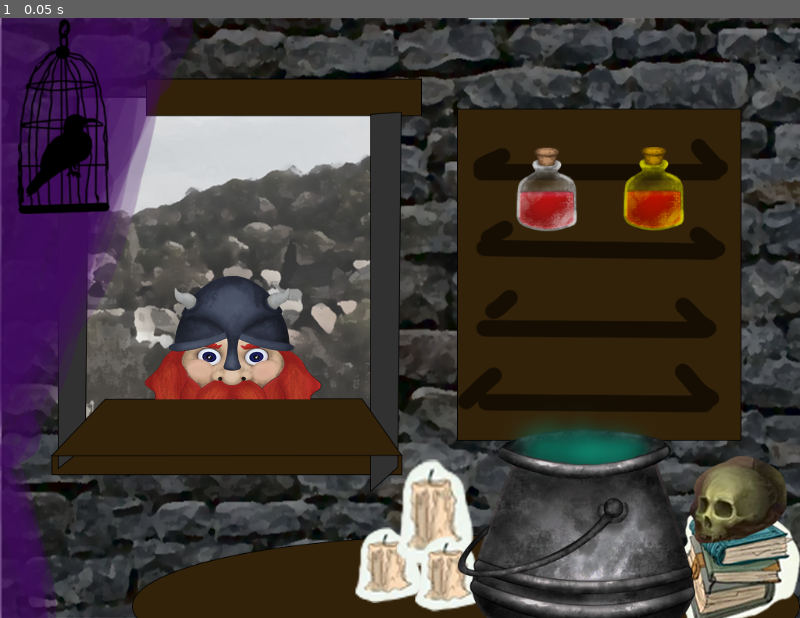
Above: before the commit, frame 1.
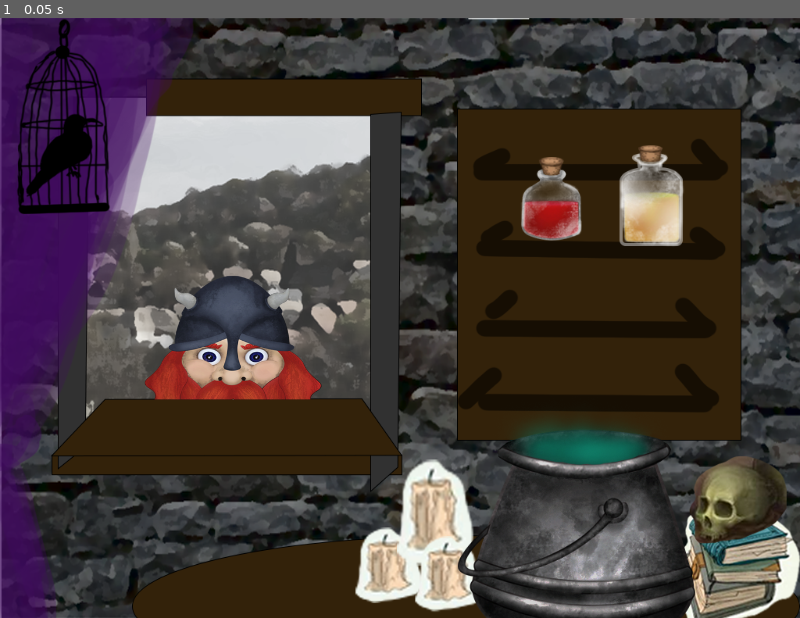
Above: after the commit, the same moment.

Repository: RobinRenggli/godotwildjam43
Game: Godot game, scene res://MainScene/MainScene.tscn
Same seed, same stepped clock (60 frames per second), same inputs: the game is played once before the commit and once after it. The engine's default icon, where the game draws it, is replaced by a stand-in: a white triangle on a blue panel in a dark square.
Inputs:
- Up to frame 1 (0.05 s): no input

The runs differ from the first frame. In frame 1, 1.9% of the frame differs, in the area x 64-86%, y 21-38%.

Commit message:
removed modulate from snake extract

Diff:
--- a/GodotProject/MainScene/MainScene.tscn
+++ b/GodotProject/MainScene/MainScene.tscn
@@ -21,10 +21,10 @@
 margin_bottom = 883.0
 
 [node name="BullHeart" parent="PotionMixingLayer" index="2"]
-margin_left = 624.0
-margin_top = 142.0
-margin_right = 774.0
-margin_bottom = 292.0
+margin_left = 630.0
+margin_top = 154.0
+margin_right = 780.0
+margin_bottom = 304.0
 effects = {
 "health": 1
 }
@@ -33,10 +33,10 @@
 }
 
 [node name="Snake Extract" parent="PotionMixingLayer" index="3"]
-margin_left = 761.0
-margin_top = 141.0
-margin_right = 911.0
-margin_bottom = 291.0
+margin_left = 759.0
+margin_top = 153.0
+margin_right = 909.0
+margin_bottom = 303.0
 effects = {
 "poison_resistance": 1
 }
--- a/GodotProject/PotionMixing/Potions/SnakeExtract.tscn
+++ b/GodotProject/PotionMixing/Potions/SnakeExtract.tscn
@@ -1,13 +1,11 @@
-[gd_scene load_steps=2 format=2]
+[gd_scene load_steps=3 format=2]
 
 [ext_resource path="res://PotionMixing/Potions/PotionTemplate.tscn" type="PackedScene" id=1]
+[ext_resource path="res://PotionMixing/Potions/YellowPotion.png" type="Texture" id=2]
 
 [node name="Snake Extract" instance=ExtResource( 1 )]
-modulate = Color( 1, 0.964706, 0, 1 )
-margin_right = 150.0
-margin_bottom = 150.0
-rect_min_size = Vector2( 150, 150 )
 hint_tooltip = "Snake Extract"
+texture = ExtResource( 2 )
 effects = {
 "poison_resistance": 1
 }
